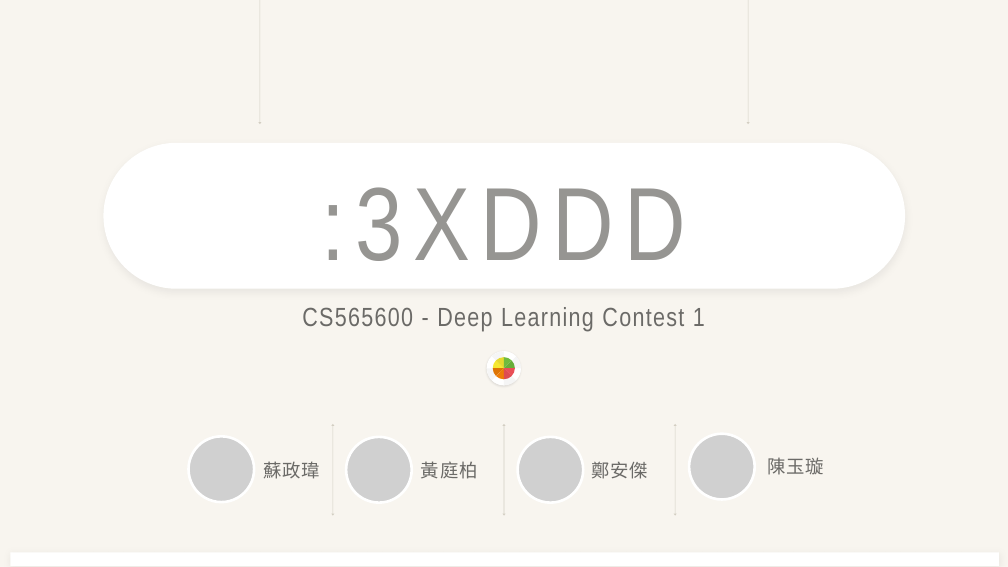
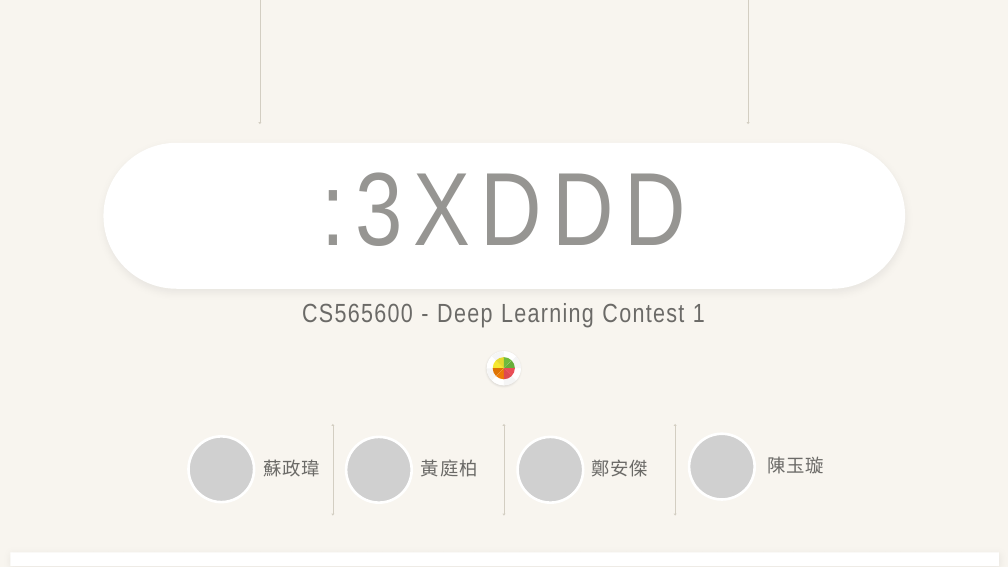
Before and after one commit to amy10260903/DSP_Lab_Final_Project, a slide deck: slide 1 of report/templates/DL_CT1.pptx. Drawn at 1008x567 pixels with LibreOffice and Linux fonts; fonts in the diff are those of the drawing; grey boxes stand for pictures. Boxes give left, top, right and bottom in pixels: in the first picture for what was removed or moved away, otherwise in the second. Text is boxed around its words. In the diff, an @@ line names an element or a change of style, - is before the commit and + after.

```diff
--- a/report/templates/DL_CT1.pptx
+++ b/report/templates/DL_CT1.pptx
@@ arrow (260, 0) - (260, 124): stroke #D3CEC2 0.99 pt to #D3CEC2 1 pt @@
@@ arrow (748, 0) - (748, 124): stroke #D3CEC2 0.99 pt to #D3CEC2 1 pt @@
@@ title ":3XDDD" at bbox=[322, 172, 686, 246]: line spacing 1 to 0.7 @@
@@ subtitle "CS565600 - Deep Learning Contest ..." at bbox=[302, 303, 705, 328]: line spacing 1 to 0.9; more space between paragraphs @@
@@ double arrow (333, 424) - (333, 516): stroke #D3CEC2 0.99 pt to #D3CEC2 1 pt @@
@@ double arrow (504, 424) - (504, 516): stroke #D3CEC2 0.99 pt to #D3CEC2 1 pt @@
@@ double arrow (675, 424) - (675, 516): stroke #D3CEC2 0.99 pt to #D3CEC2 1 pt @@
@@ letter spacing 1.7 to 1.8 pt; line spacing 1 to 0.9 in 3 elements at bbox=[591, 459, 648, 477], bbox=[421, 459, 478, 477], bbox=[263, 459, 320, 477] @@
```
Also in this commit, not shown: 4 other slides changed.
